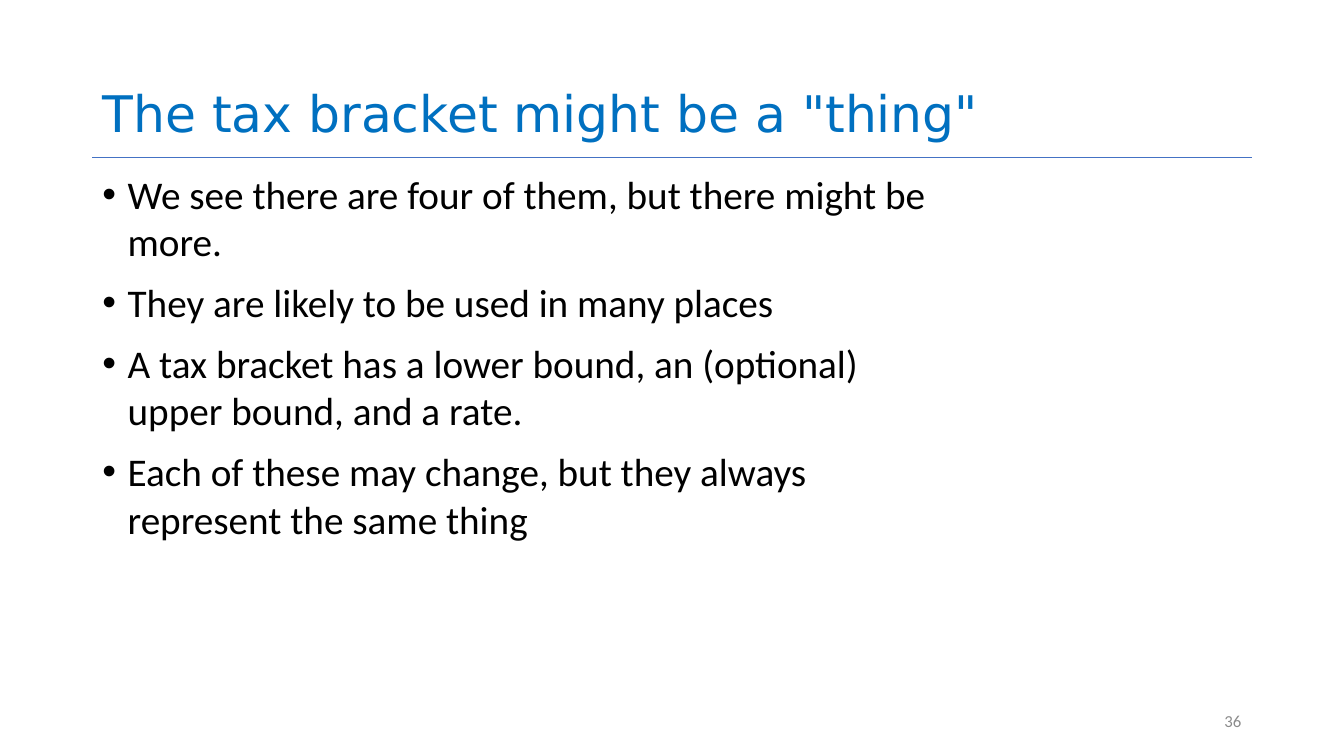
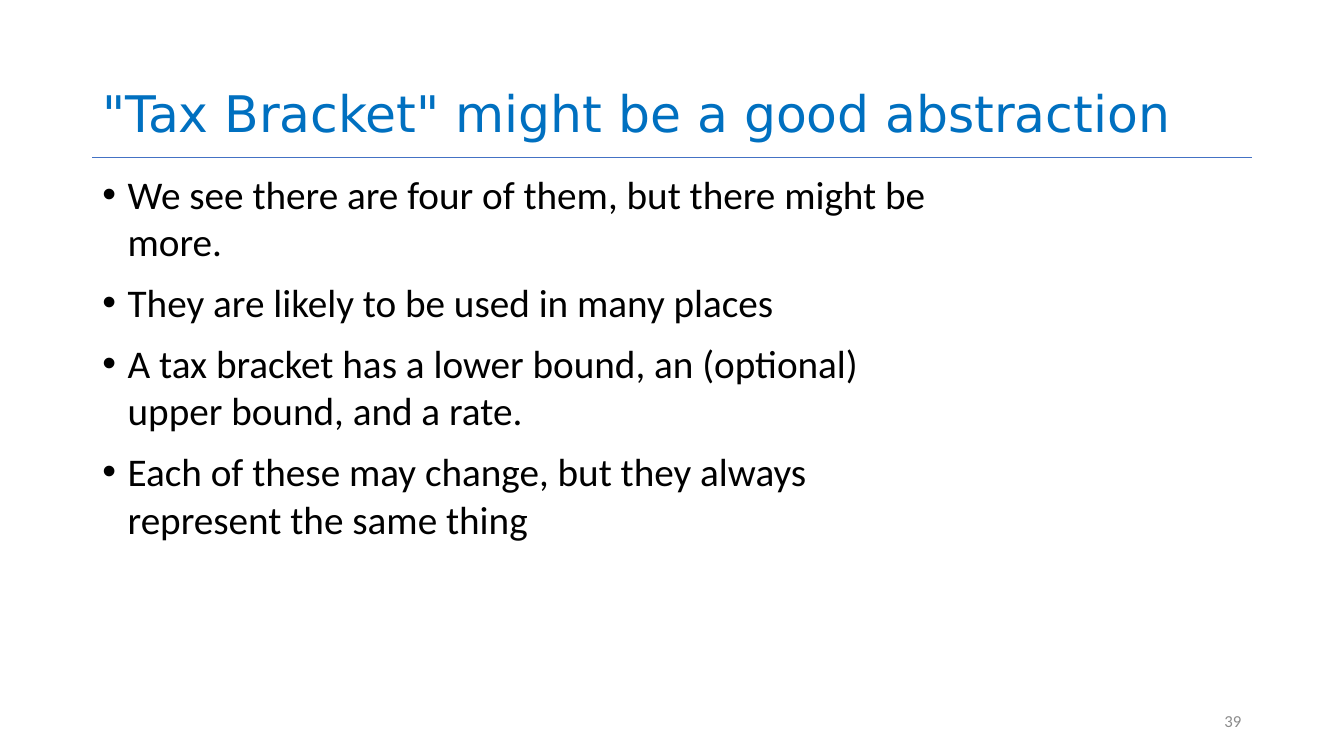
Before and after one commit to neu-se/CS4530-Spring-2026, a slide deck: slide 39 of Slides/Module 08 Code Level Design.pptx (slide 36 before the commit). Drawn at 1344x756 pixels with LibreOffice and Linux fonts; fonts in the diff are those of the drawing. Boxes give left, top, right and bottom in pixels: in the first picture for what was removed or moved away, otherwise in the second. Text is boxed around its words. In the diff, an @@ line names an element or a change of style, - is before the commit and + after.

```diff
--- a/Slides/Module 08 Code Level Design.pptx
+++ b/Slides/Module 08 Code Level Design.pptx
@@ title at (102, 93, 1170, 143): text changed @@
-The tax bracket might be a "thing"
+"Tax Bracket" might be a good abstraction
@@ page number at (1224, 716, 1241, 727): text changed @@
-36
+39
```
Also in this commit, not shown: 14 other slides changed, 3 slides added, 1 other file.
